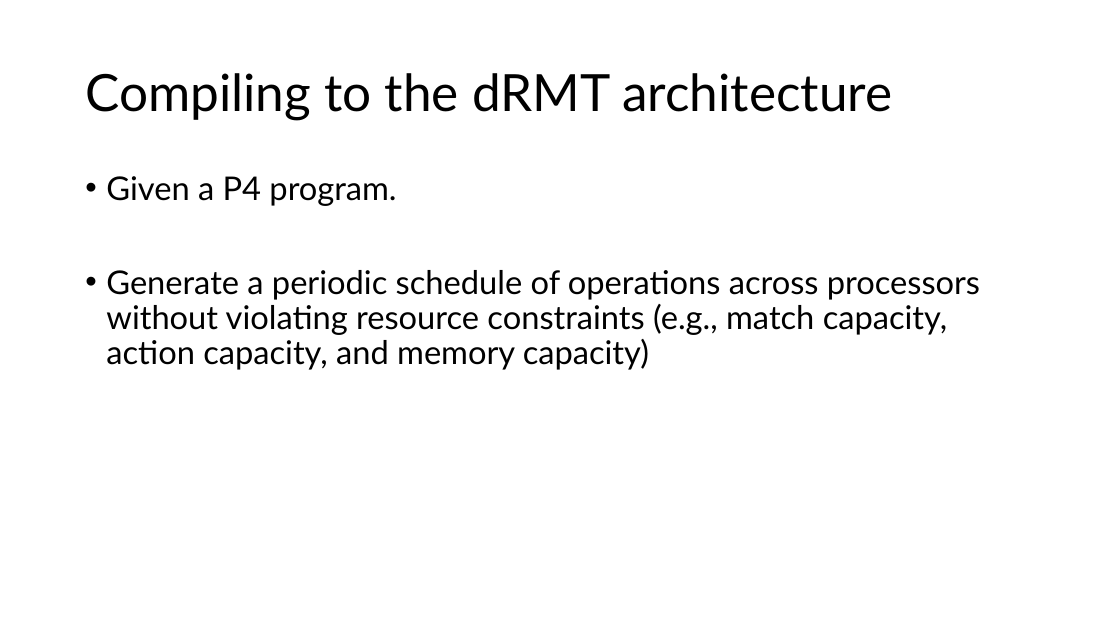
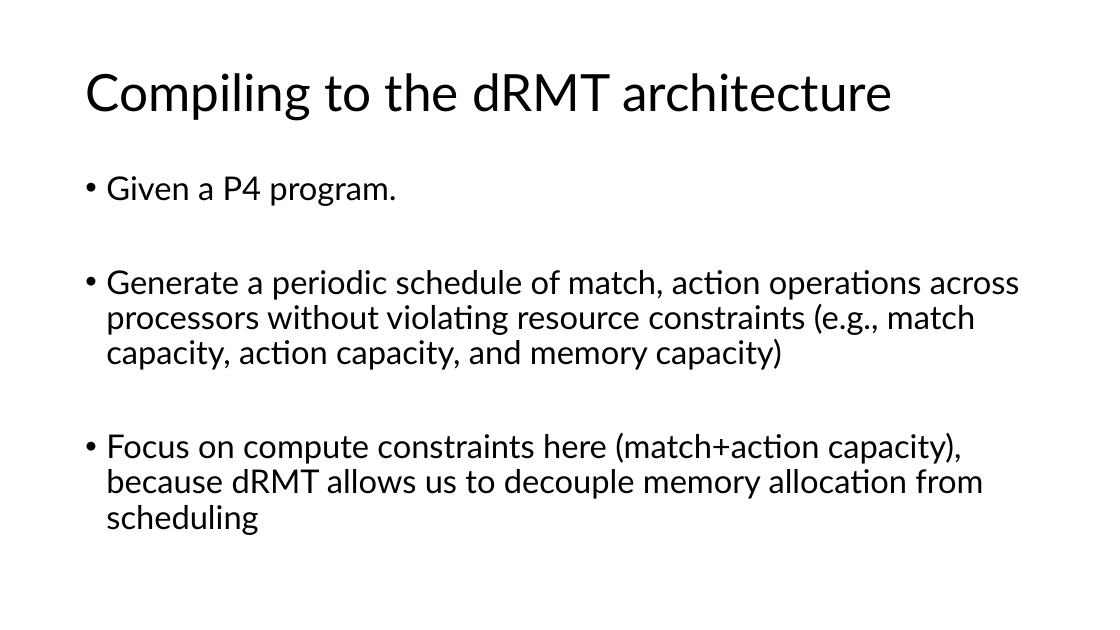
Before and after one commit to anirudhSK/drmt_talk, a slide deck: slide 7 of drmt.pptx. Drawn at 1120x630 pixels with LibreOffice and Linux fonts; fonts in the diff are those of the drawing. Boxes give left, top, right and bottom in pixels: in the first picture for what was removed or moved away, otherwise in the second. Text is boxed around its words. In the diff, an @@ line names an element or a change of style, - is before the commit and + after.

```diff
--- a/drmt.pptx
+++ b/drmt.pptx
@@ text at bbox=[106, 270, 1020, 535]: text changed @@
-• Generate a periodic schedule of operations across processors without violating resource constraints (e.g., match capacity, action capacity, and memory capacity)
+• Generate a periodic schedule of match, action operations across processors without violating resource constraints (e.g., match capacity, action capacity, and memory capacity)
+• Focus on compute constraints here (match+action capacity), because dRMT allows us to decouple memory allocation from scheduling
```
Also in this commit, not shown: 2 other slides changed, 1 slide added.
